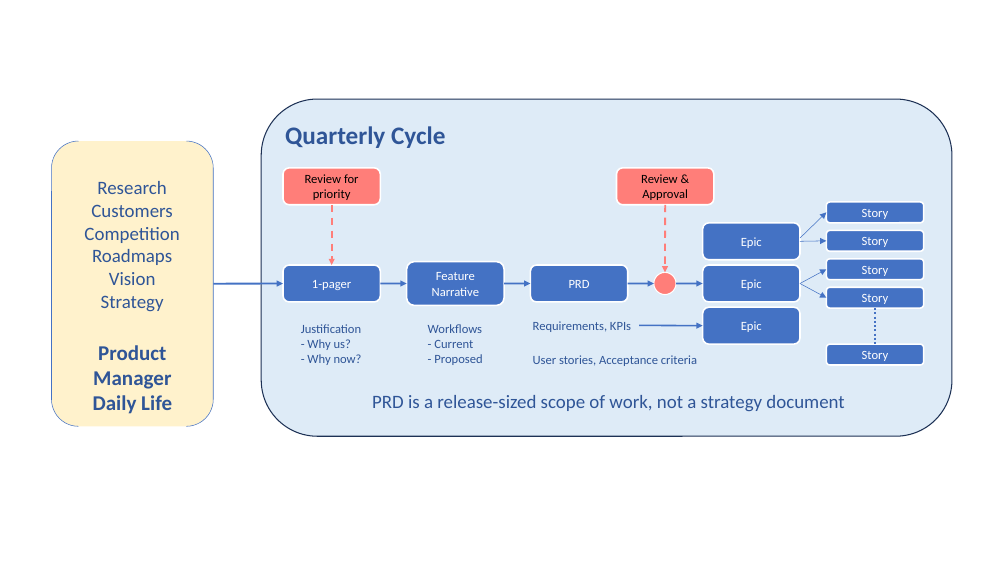
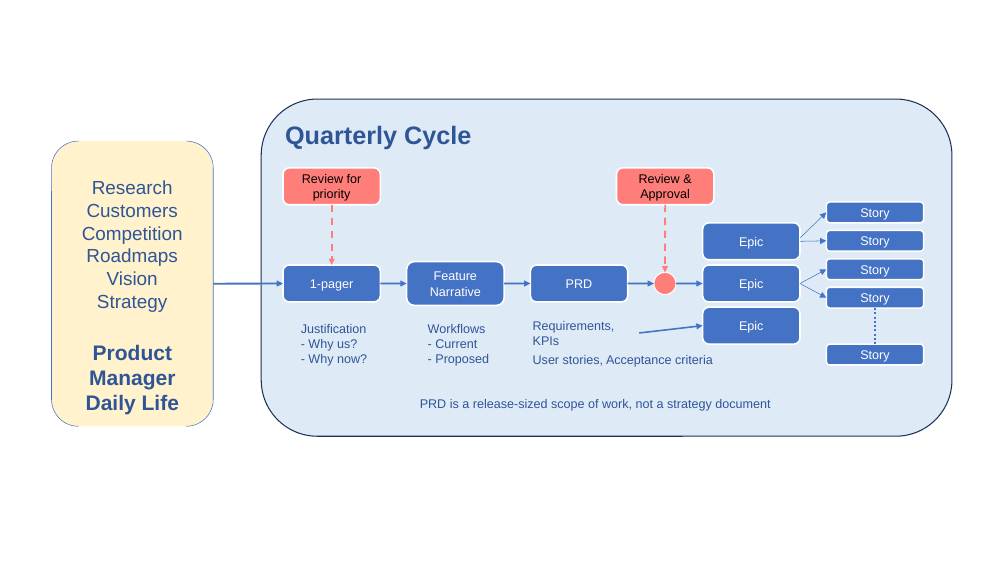
Before and after one commit to pm-practices/pm-blog, a slide deck: slide 1 of images/pm-quarterly-life.pptx. Drawn at 1008x567 pixels with LibreOffice and Linux fonts; fonts in the diff are those of the drawing. Boxes give left, top, right and bottom in pixels: in the first picture for what was removed or moved away, otherwise in the second. Text is boxed around its words. In the diff, an @@ line names an element or a change of style, - is before the commit and + after.

```diff
--- a/images/pm-quarterly-life.pptx
+++ b/images/pm-quarterly-life.pptx
@@ font Calibri to Arial in 20 elements at (x1=51, y1=141, x2=213, y2=426), (x1=262, y1=99, x2=953, y2=436), (x1=283, y1=168, x2=380, y2=205), (x1=283, y1=265, x2=380, y2=302), (x1=407, y1=262, x2=504, y2=306), (x1=531, y1=265, x2=628, y2=302), (x1=702, y1=265, x2=800, y2=302), (x1=702, y1=223, x2=800, y2=260), (x1=702, y1=307, x2=800, y2=344), (x1=827, y1=202, x2=924, y2=223), (x1=827, y1=231, x2=924, y2=252), (x1=827, y1=259, x2=924, y2=280), (x1=827, y1=287, x2=924, y2=309), (x1=827, y1=344, x2=924, y2=365), (x1=617, y1=168, x2=715, y2=205), (x1=82, y1=180, x2=183, y2=312), (x1=301, y1=324, x2=367, y2=366), (x1=428, y1=324, x2=489, y2=366), (x1=533, y1=355, x2=713, y2=367), (x1=533, y1=321, x2=615, y2=345) @@
@@ arrow moved from (640, 325) - (702, 326) to (640, 333) - (702, 326) @@
@@ text "PRD is a release-sized scope ..." moved from (x1=372, y1=395, x2=844, y2=411) to (x1=420, y1=399, x2=770, y2=411) @@
@@ text "PRD is a release-sized scope ..." at (x1=420, y1=399, x2=770, y2=411): size 18 to 12 pt, font Calibri to Arial @@
```
Also in this commit, not shown: 1 other file.
